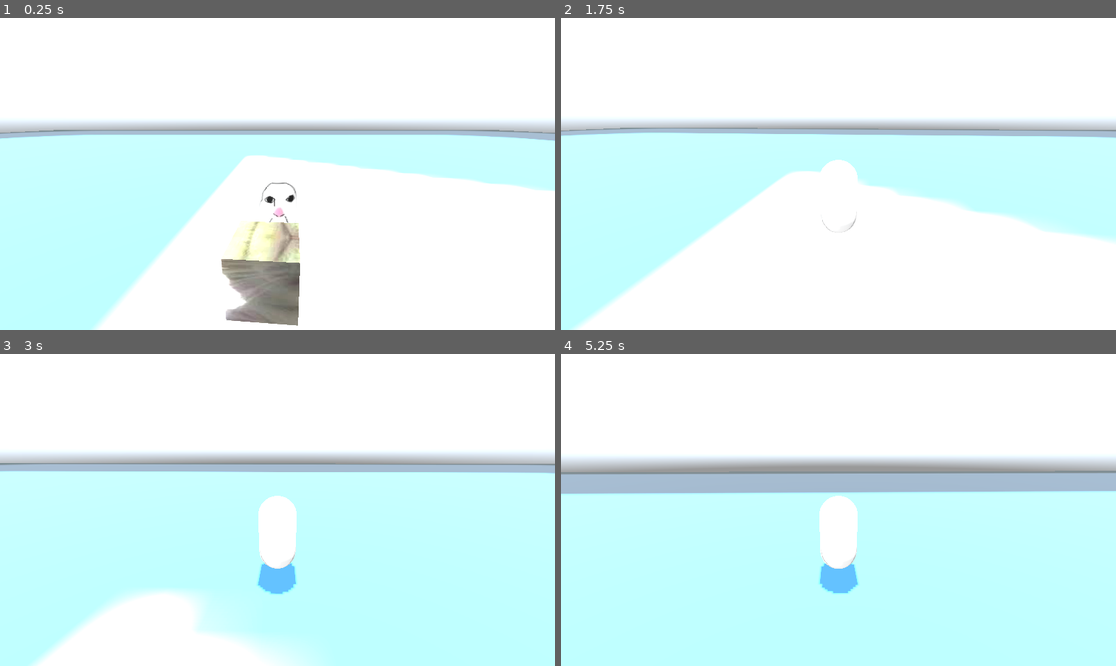
Above: before the commit, frames 1-4 (two rows, left to right).
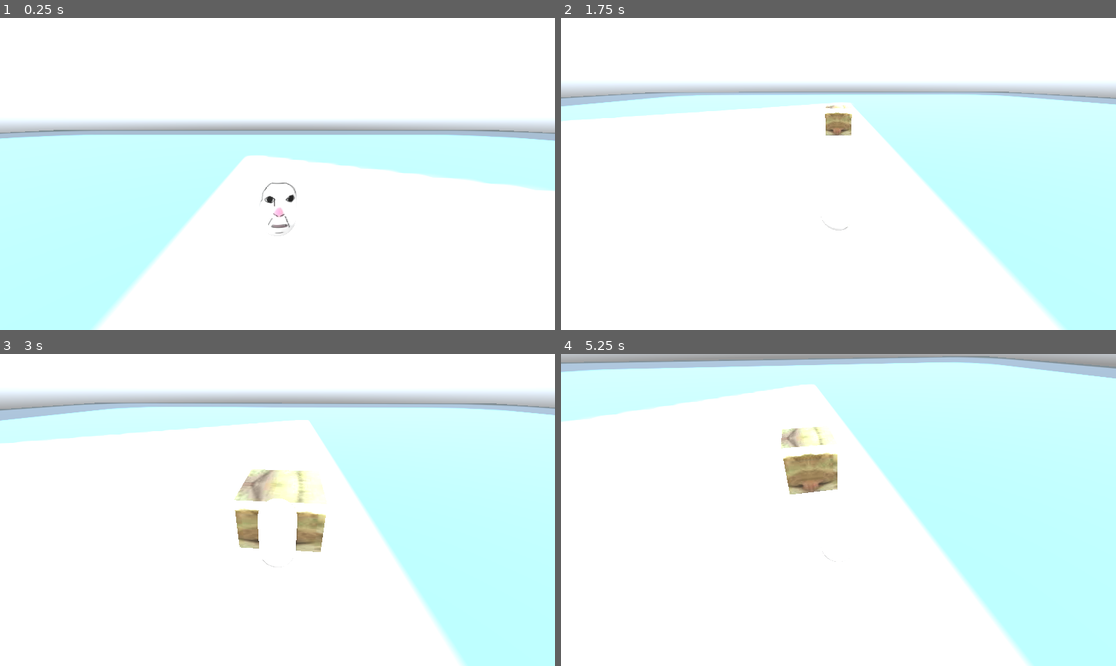
Above: after the commit, the same moments.

Repository: tabyrocket/rat-souls
Game: Godot game, scene res://scenes/test_scene.tscn
Two runs of this game, one before a commit and one after it. Both use one fixed random seed, a clock stepped at 60 frames per second and the inputs below. The engine's default icon, where the game draws it, is replaced by a stand-in: a white triangle on a blue panel in a dark square. A sky picture missing from this copy of the repository is replaced by a grey-blue gradient.
Inputs (mouse positions are in pixels of both pictures, inside the frame that each line leads up to):
- Up to frame 1 (0.25 s): no input
- Up to frame 2 (1.75 s): move the mouse to (866, 174) at 0.52 s; hold W (move_forward) from 0.53 s (still down); click (866, 174) at 0.6 s; tap Space (dodge) at 0.8, 1.35 s; move the mouse to (810, 174) at 1.27 s; tap Q (lock_on, bound only after the commit) at 1.55 s
- Up to frame 3 (3 s): keep holding W (move_forward); move the mouse to (288, 503) at 2.02 s; tap Q (lock_on, bound only after the commit) at 2.1 s; click (288, 503) at 2.3 s; move the mouse to (271, 516) at 2.77 s; click (271, 516) at 2.85 s
- Up to frame 4 (5.25 s): keep holding W (move_forward); tap Space (dodge) at 3.05, 3.6 s; move the mouse to (877, 513) at 3.52 s; tap Q (lock_on, bound only after the commit) at 3.8, 4.35 s; move the mouse to (794, 506) at 4.27 s; click (794, 506) at 4.55 s; move the mouse to (844, 510) at 5.02 s; click (844, 510) at 5.1 s

The runs differ from the first frame. In frame 1, 3.7% of the frame differs, in the area x 39-55%, y 65-99%; in frame 2, 40%; in frame 3, 59%; in frame 4, 75%, in the area x 0-100%, y 0-100%.

Commit message:
Simple camera lock-on system

Diff:
--- a/rat-souls/characters/enemies/cat_enemy.gd
+++ b/rat-souls/characters/enemies/cat_enemy.gd
@@ -1,37 +1,144 @@
 extends CharacterBody3D
 
 # Settings
-@export var speed = 4.0
-@export var attack_range = 2.0
-@export var attack_damage = 1
+@export var speed: float = 4.0
+@export var attack_range: float = 2.0
+@export var attack_damage: int = 1
+@export var attack_windup: float = 0.6
+@export var attack_duration: float = 0.2
+@export var attack_cooldown: float = 1.0
+@export var stun_duration: float = 1.0
 
-@export var attack_windup = 0.6
-@export var attack_duration = 0.2
-@export var attack_cooldown = 1.0
+var gravity: float = ProjectSettings.get_setting("physics/3d/default_gravity")
 
-var gravity = ProjectSettings.get_setting("physics/3d/default_gravity")
+enum State { CHASE, ATTACK, COOLDOWN, HIT }
 
-# Statew
-enum State { CHASE, ATTACK, COOLDOWN, HIT }
-var state = State.CHASE
-
-var attack_timer = 0.0
-var cooldown_timer = 0.0
-var hit_timer = 0.0
-@export var stun_duration = 1.0
+# Runtime state
+var state: State = State.CHASE
+var attack_timer: float = 0.0
+var cooldown_timer: float = 0.0
+var hit_timer: float = 0.0
+var health: int = 10
+var hit_bodies: Array[Node] = []
 
 # References
-@onready var player = get_tree().get_first_node_in_group("player")
-@onready var attack_area = $AttackArea
-@onready var visual_model = $MeshInstance3D
+@onready var player: Node3D = get_tree().get_first_node_in_group("player") as Node3D
+@onready var attack_area: Area3D = $AttackArea
+@onready var visual_model: MeshInstance3D = $MeshInstance3D
 @onready var damaged_sfx: AudioStreamPlayer3D = $DamagedSFX
 
-var hit_bodies = []
 
-# Health
-var health = 10
+func _physics_process(delta: float) -> void:
+	if not _has_valid_player():
+		_refresh_player_reference()
+		if not _has_valid_player():
+			return
 
-func take_damage(amount, source):
+	_apply_gravity(delta)
+
+	var to_player_flat: Vector3 = _get_to_player_flat()
+	var distance_to_player: float = to_player_flat.length()
+	var direction_to_player: Vector3 = Vector3.ZERO
+	if distance_to_player > 0.001:
+		direction_to_player = to_player_flat.normalized()
+
+	match state:
+		State.HIT:
+			_state_hit(delta)
+		State.CHASE:
+			_state_chase(direction_to_player, distance_to_player)
+		State.ATTACK:
+			_state_attack(delta)
+		State.COOLDOWN:
+			_state_cooldown(delta)
+
+	move_and_slide()
+
+
+func _state_hit(delta: float) -> void:
+	hit_timer -= delta
+	if is_on_floor():
+		velocity.x = move_toward(velocity.x, 0.0, speed * 2.0 * delta)
+		velocity.z = move_toward(velocity.z, 0.0, speed * 2.0 * delta)
+
+	if hit_timer <= 0.0:
+		state = State.CHASE
+
+
+func _state_chase(direction_to_player: Vector3, distance_to_player: float) -> void:
+	if distance_to_player > attack_range:
+		velocity.x = direction_to_player.x * speed
+		velocity.z = direction_to_player.z * speed
+	else:
+		_enter_attack_state()
+
+	_face_player_horizontally(distance_to_player)
+
+
+func _state_attack(delta: float) -> void:
+	attack_timer -= delta
+
+	if attack_timer > attack_duration:
+		visual_model.scale = Vector3(1.2, 0.8, 1.2)
+	else:
+		attack_area.monitoring = true
+		_apply_attack_hits()
+
+	if attack_timer <= 0.0:
+		_finish_attack_and_enter_cooldown()
+
+
+func _state_cooldown(delta: float) -> void:
+	cooldown_timer -= delta
+	if cooldown_timer <= 0.0:
+		state = State.CHASE
+
+
+func _enter_attack_state() -> void:
+	state = State.ATTACK
+	attack_timer = attack_windup
+	velocity.x = 0.0
+	velocity.z = 0.0
+
+
+func _finish_attack_and_enter_cooldown() -> void:
+	attack_area.monitoring = false
+	visual_model.scale = Vector3.ONE
+	state = State.COOLDOWN
+	cooldown_timer = attack_cooldown
+	hit_bodies.clear()
+
+
+func _apply_gravity(delta: float) -> void:
+	if not is_on_floor():
+		velocity.y -= gravity * delta
+	else:
+		velocity.y = 0.0
+
+
+func _face_player_horizontally(distance_to_player: float) -> void:
+	if distance_to_player <= 0.001 or not _has_valid_player():
+		return
+
+	var look_target: Vector3 = player.global_transform.origin
+	look_target.y = global_transform.origin.y
+	look_at(look_target, Vector3.UP)
+
+
+func _get_to_player_flat() -> Vector3:
+	var to_player: Vector3 = player.global_transform.origin - global_transform.origin
+	return Vector3(to_player.x, 0.0, to_player.z)
+
+
+func _has_valid_player() -> bool:
+	return is_instance_valid(player)
+
+
+func _refresh_player_reference() -> void:
+	player = get_tree().get_first_node_in_group("player") as Node3D
+
+
+func take_damage(amount, source) -> void:
 	if source == null or source == self or not source.is_in_group("player"):
 		return
 
@@ -49,95 +156,16 @@
 	state = State.HIT
 	hit_timer = stun_duration
 	velocity = (global_position - source.global_position).normalized() * 12.0
-	velocity.y = 2.0 # Little hop
+	velocity.y = 2.0
 
-# Main loop
-func _physics_process(delta):
 
-	if player == null:
-		return
-
-	# Gravity
-	if not is_on_floor():
-		velocity.y -= gravity * delta
-	else:
-		velocity.y = 0
-
-	var to_player = player.global_transform.origin - global_transform.origin
-	var to_player_flat = Vector3(to_player.x, 0, to_player.z)
-	var distance = to_player_flat.length()
-	var direction = Vector3.ZERO
-	if distance > 0.001:
-		direction = to_player_flat.normalized()
-
-	match state:
-
-		# HIT
-		State.HIT:
-			hit_timer -= delta
-			if is_on_floor():
-				velocity.x = move_toward(velocity.x, 0, speed * 2 * delta)
-				velocity.z = move_toward(velocity.z, 0, speed * 2 * delta)
-
-			if hit_timer <= 0:
-				state = State.CHASE
-
-		# CHASE
-		State.CHASE:
-			if distance > attack_range:
-				velocity.x = direction.x * speed
-				velocity.z = direction.z * speed
-			else:
-				# Enter attack
-				state = State.ATTACK
-				attack_timer = attack_windup
-				velocity.x = 0
-				velocity.z = 0
-
-			# Face player on the horizontal plane only.
-			if distance > 0.001:
-				var look_target = player.global_transform.origin
-				look_target.y = global_transform.origin.y
-				look_at(look_target, Vector3.UP)
-
-		# ATTACK (windup + strike)
-		State.ATTACK:
-			attack_timer -= delta
-
-			# Telegraph phase
-			if attack_timer > attack_duration:
-				# Visual feedback
-				visual_model.scale = Vector3(1.2, 0.8, 1.2)
-			else:
-				# Strike phase
-				attack_area.monitoring = true
-				_apply_attack_hits()
-
-			if attack_timer <= 0:
-				attack_area.monitoring = false
-				visual_model.scale = Vector3.ONE
-
-				state = State.COOLDOWN
-				cooldown_timer = attack_cooldown
-				hit_bodies.clear()
-
-		# COOLDOWN
-		State.COOLDOWN:
-			cooldown_timer -= delta
-
-			if cooldown_timer <= 0:
-				state = State.CHASE
-
-	move_and_slide()
-
-# Hit detection
-func _on_attack_area_body_entered(body):
+func _on_attack_area_body_entered(body: Node) -> void:
 	if body.has_method("take_damage") and not body in hit_bodies:
 		hit_bodies.append(body)
 		body.take_damage(attack_damage, self)
 
 
-func _apply_attack_hits():
+func _apply_attack_hits() -> void:
 	for body in attack_area.get_overlapping_bodies():
 		if body.has_method("take_damage") and not body in hit_bodies:
 			hit_bodies.append(body)
--- a/rat-souls/characters/enemies/cat_enemy.tscn
+++ b/rat-souls/characters/enemies/cat_enemy.tscn
@@ -15,6 +15,7 @@
 size = Vector3(1.5, 1, 1)
 
 [node name="CatEnemy" type="CharacterBody3D" unique_id=1927594226 groups=["enemy"]]
+transform = Transform3D(2, 0, 0, 0, 2, 0, 0, 0, 2, 0, 0, 0)
 script = ExtResource("1_yv15o")
 
 [node name="CollisionShape3D" type="CollisionShape3D" parent="." unique_id=459386604]
--- a/rat-souls/characters/player/player.gd
+++ b/rat-souls/characters/player/player.gd
@@ -10,12 +10,15 @@
 # Camera tuning
 @export var mouse_sensitivity: float = 0.002
 @export var controller_look_sensitivity: float = 2.0
-var min_look_angle_deg: float = -60.0
-var max_look_angle_deg: float = 20.0
+@export var min_look_angle_deg: float = -60.0
+@export var max_look_angle_deg: float = 20.0
+@export var lock_on_range: float = 15.0
+@export var lock_on_height_offset: float = -2.0
+@export var lock_rotation_speed: float = 10.0
 
 # Movement tuning
-var speed: float = 6.0
-var player_model_rotation_speed: float = 10.0
+@export var speed: float = 6.0
+@export var player_model_rotation_speed: float = 10.0
 var gravity: float = ProjectSettings.get_setting("physics/3d/default_gravity")
 
 # Dodge tuning
@@ -36,7 +39,9 @@
 var is_attacking: bool = false
 var attack_timer: float = 0.0
 var attack_cooldown_timer: float = 0.0
-var hit_bodies: Array = []
+var hit_bodies: Array[Node] = []
+var lock_target: Node3D = null
+var is_locked_on: bool = false
 
 var is_hit: bool = false
 var hit_timer: float = 0.0
@@ -53,22 +58,24 @@
 
 
 func _input(event: InputEvent) -> void:
-	if event is InputEventMouseMotion:
+	if event is InputEventMouseMotion and not is_locked_on:
 		_apply_look_input(Vector2(event.relative.x, event.relative.y), mouse_sensitivity)
 
 
 func _physics_process(delta: float) -> void:
 	_update_timers(delta)
+	_handle_lock_on_toggle()
+	_validate_lock_target()
 	_update_camera_follow()
 	_process_controller_look(delta)
 
-	var cam_basis: Basis = camera_pivot.global_transform.basis
-	var direction: Vector3 = _get_move_direction(cam_basis)
+	var direction: Vector3 = _get_move_direction()
 
 	_try_start_attack()
 	_update_attack(delta)
-	_try_start_dodge(direction, cam_basis)
+	_try_start_dodge(direction)
 	_update_horizontal_velocity(direction, delta)
+	_update_lock_on_orientation(delta)
 
 	_apply_gravity(delta)
 	_lock_rotation_constraints()
@@ -86,9 +93,74 @@
 	camera_pivot.global_position = global_position + camera_offset
 
 
+func _handle_lock_on_toggle() -> void:
+	if not Input.is_action_just_pressed("lock_on"):
+		return
+
+	if is_locked_on:
+		_clear_lock_target()
+		return
+
+	_set_lock_target(find_lock_target())
+
+
+func _validate_lock_target() -> void:
+	if is_locked_on and not is_instance_valid(lock_target):
+		_clear_lock_target()
+
+
+func _set_lock_target(target: Node3D) -> void:
+	lock_target = target
+	is_locked_on = target != null
+
+
+func _clear_lock_target() -> void:
+	lock_target = null
+	is_locked_on = false
+
+
+func _update_lock_on_orientation(delta: float) -> void:
+	if not _has_lock_target():
+		return
+
+	var target_pos: Vector3 = lock_target.global_position + Vector3(0.0, lock_on_height_offset, 0.0)
+	var lock_direction: Vector3 = target_pos - global_position
+	lock_direction.y = 0.0
+	if lock_direction.length_squared() <= 0.000001:
+		return
+
+	var target_rotation: float = atan2(lock_direction.x, lock_direction.z)
+	rotation.y = lerp_angle(rotation.y, target_rotation, lock_rotation_speed * delta)
+	camera_pivot.look_at(target_pos, Vector3.UP)
+
+
+func _has_lock_target() -> bool:
+	return is_locked_on and is_instance_valid(lock_target)
+
+
+func find_lock_target() -> Node3D:
+	var enemies: Array = get_tree().get_nodes_in_group("enemy")
+
+	var closest: Node3D = null
+	var closest_dist: float = INF
+
+	for e in enemies:
+		if not is_instance_valid(e) or not (e is Node3D):
+			continue
+
+		var enemy: Node3D = e
+		var dist: float = global_position.distance_to(enemy.global_position)
+
+		if dist < closest_dist and dist <= lock_on_range:
+			closest = enemy
+			closest_dist = dist
+
+	return closest
+
+
 func _process_controller_look(delta: float) -> void:
 	var look_input: Vector2 = Input.get_vector("look_left", "look_right", "look_up", "look_down")
-	if look_input != Vector2.ZERO:
+	if look_input != Vector2.ZERO and not is_locked_on:
 		_apply_look_input(look_input, controller_look_sensitivity * delta)
 
 
@@ -102,11 +174,33 @@
 	)
 
 
-func _get_move_direction(cam_basis: Basis) -> Vector3:
+func _get_move_direction() -> Vector3:
 	var input_dir: Vector2 = Input.get_vector("move_left", "move_right", "move_forward", "move_back")
-	var direction: Vector3 = cam_basis * Vector3(input_dir.x, 0.0, input_dir.y)
-	direction.y = 0.0
-	return direction.normalized()
+	if input_dir == Vector2.ZERO:
+		return Vector3.ZERO
+
+	if _has_lock_target():
+		var lock_forward: Vector3 = _get_lock_forward_direction()
+		var lock_right: Vector3 = lock_forward.cross(Vector3.UP).normalized()
+		var lock_move: Vector3 = lock_right * input_dir.x + lock_forward * -input_dir.y
+		return lock_move.normalized()
+
+	var cam_basis: Basis = camera_pivot.global_transform.basis
+	var free_move: Vector3 = cam_basis * Vector3(input_dir.x, 0.0, input_dir.y)
+	free_move.y = 0.0
+	return free_move.normalized()
+
+
+func _get_lock_forward_direction() -> Vector3:
+	if not _has_lock_target():
+		return -global_transform.basis.z
+
+	var to_target: Vector3 = lock_target.global_position - global_position
+	to_target.y = 0.0
+	if to_target.length_squared() <= 0.000001:
+		return -global_transform.basis.z
+
+	return to_target.normalized()
 
 
 func _try_start_attack() -> void:
@@ -131,7 +225,7 @@
 			attack_area.monitoring = false
 
 
-func _try_start_dodge(direction: Vector3, cam_basis: Basis) -> void:
+func _try_start_dodge(direction: Vector3) -> void:
 	if is_hit:
 		return
 	if Input.is_action_just_pressed("dodge") and dodge_cooldown_timer <= 0.0 and not is_dodging:
@@ -142,8 +236,13 @@
 
 		dodge_direction = direction
 		if dodge_direction == Vector3.ZERO:
-			# If idle, dodge backward relative to camera.
-			dodge_direction = (cam_basis * Vector3.BACK).normalized()
+			dodge_direction = _get_idle_dodge_direction()
+
+
+func _get_idle_dodge_direction() -> Vector3:
+	if _has_lock_target():
+		return -_get_lock_forward_direction()
+	return (camera_pivot.global_transform.basis * Vector3.BACK).normalized()
 
 
 func _update_horizontal_velocity(direction: Vector3, delta: float) -> void:
@@ -170,8 +269,9 @@
 		velocity.x = direction.x * speed
 		velocity.z = direction.z * speed
 
-		var target_angle: float = atan2(direction.x, direction.z)
-		rotation.y = lerp_angle(rotation.y, target_angle, player_model_rotation_speed * delta)
+		if not _has_lock_target():
+			var target_angle: float = atan2(direction.x, direction.z)
+			rotation.y = lerp_angle(rotation.y, target_angle, player_model_rotation_speed * delta)
 	else:
 		velocity.x = 0.0
 		velocity.z = 0.0
@@ -196,7 +296,7 @@
 
 
 # Take damage from enemy
-func take_damage(amount, source):
+func take_damage(amount, source) -> void:
 	# Check the source of damage
 	if source == null or source == self or not source.is_in_group("enemy"):
 		return
--- a/rat-souls/project.godot
+++ b/rat-souls/project.godot
@@ -14,6 +14,10 @@
 run/main_scene="uid://dmkp2dicjnoit"
 config/features=PackedStringArray("4.6", "GL Compatibility")
 config/icon="res://icon.svg"
+
+[audio]
+
+buses/default_bus_layout="uid://de000jff3efls"
 
 [global_group]
 
@@ -79,6 +83,13 @@
 , Object(InputEventJoypadButton,"resource_local_to_scene":false,"resource_name":"","device":-1,"button_index":2,"pressure":0.0,"pressed":true,"script":null)
 ]
 }
+lock_on={
+"deadzone": 0.2,
+"events": [Object(InputEventKey,"resource_local_to_scene":false,"resource_name":"","device":-1,"window_id":0,"alt_pressed":false,"shift_pressed":false,"ctrl_pressed":false,"meta_pressed":false,"pressed":false,"keycode":0,"physical_keycode":81,"key_label":0,"unicode":113,"location":0,"echo":false,"script":null)
+, Object(InputEventMouseButton,"resource_local_to_scene":false,"resource_name":"","device":-1,"window_id":0,"alt_pressed":false,"shift_pressed":false,"ctrl_pressed":false,"meta_pressed":false,"button_mask":4,"position":Vector2(523, 18),"global_position":Vector2(532, 66),"factor":1.0,"button_index":3,"canceled":false,"pressed":true,"double_click":false,"script":null)
+, Object(InputEventJoypadButton,"resource_local_to_scene":false,"resource_name":"","device":-1,"button_index":8,"pressure":0.0,"pressed":true,"script":null)
+]
+}
 
 [physics]
 
--- a/rat-souls/scenes/test_scene.tscn
+++ b/rat-souls/scenes/test_scene.tscn
@@ -46,4 +46,4 @@
 bus = &"BGM"
 
 [node name="CatEnemy" parent="." unique_id=1927594226 instance=ExtResource("5_qjeyg")]
-transform = Transform3D(1, 0, 0, 0, 1, 0, 0, 0, 1, -0.25736904, 1.718104, 3.3215923)
+transform = Transform3D(2, 0, 0, 0, 2, 0, 0, 0, 2, -0.07328606, 1.1250005, 12.388373)
